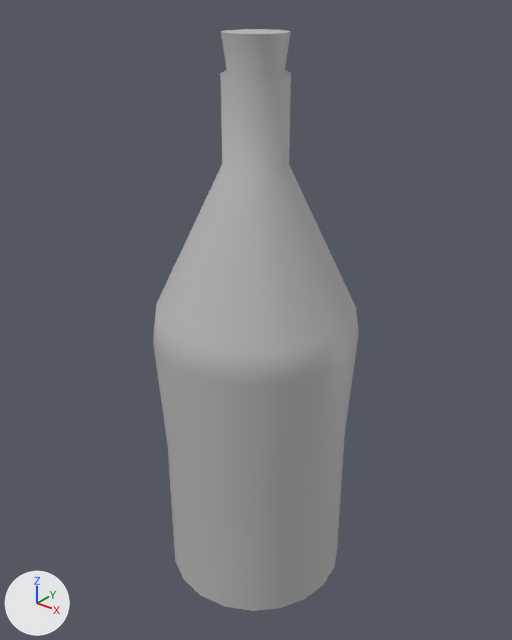
One commit to the FBX model Assets/#Project/Models/Bottles/fancy_shampagne.fbx: the scene before it, then after it.
Before and after are seen from a camera (50 mm lens) standing at (-0.078, -0.396, 0.48) and looking at (-0.398, 0.004, 0.232). The lights are fixed; the arrows at lower left show +X, +Y and +Z. Where no turn or scale is listed for an object, it has been applied to the vertices.

Names of what the first picture shows: 'fancy_shampagne'.
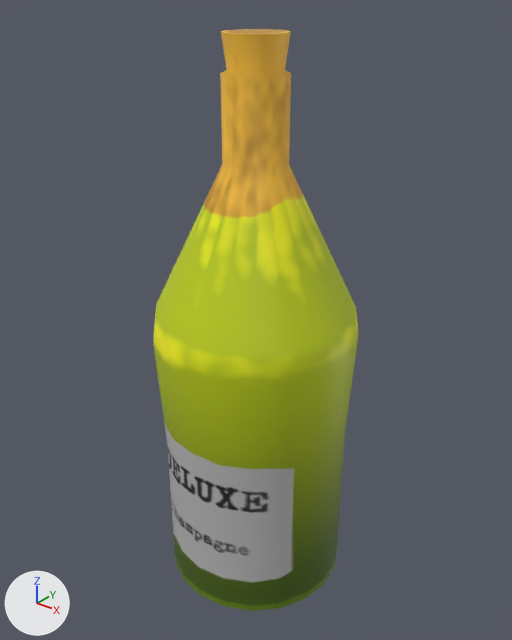
The newer file is also rescaled (x0.6) as a whole; pictures and numbers use the older file's frame.

The change, as a diff of the scene's bpy script:
```diff
--- a/Assets/#Project/Models/Bottles/fancy_shampagne.fbx.py
+++ b/Assets/#Project/Models/Bottles/fancy_shampagne.fbx.py
@@ img_bottles_c_png @@
+img_bottles_c_png = load_image('bottles_C.png', '_unpacked/bottles_C.png', 1024, 1024, 'sRGB')
@@ mat_bottles1 @@
 mat_bottles1 = principled_material('bottles1')
-mat_bottles1.base_color = (0.5, 0.5, 0.5)  # grey #bcbcbc
+mat_bottles1.texture = img_bottles_c_png
```

Where the change shows, as pixel boxes (x1, y1, x2, y2) in the pictures (512 x 640 px):
'fancy_shampagne', surface changed (grey to yellow): (153, 29, 359, 611) in both
